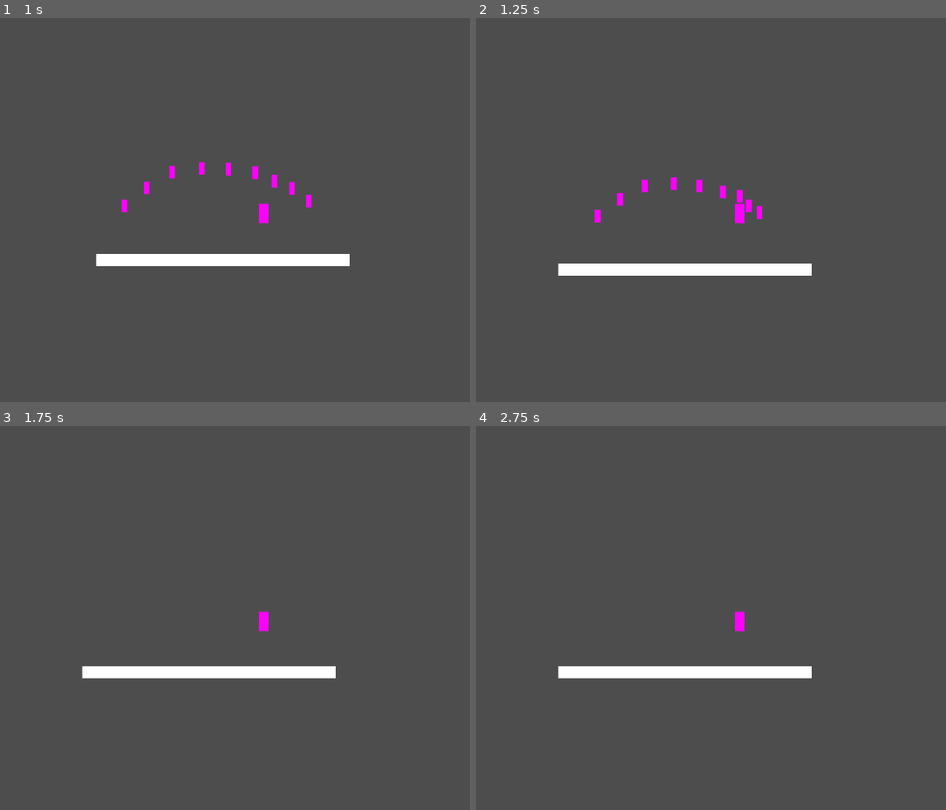
Above: before the commit, frames 1-4 (two rows, left to right).
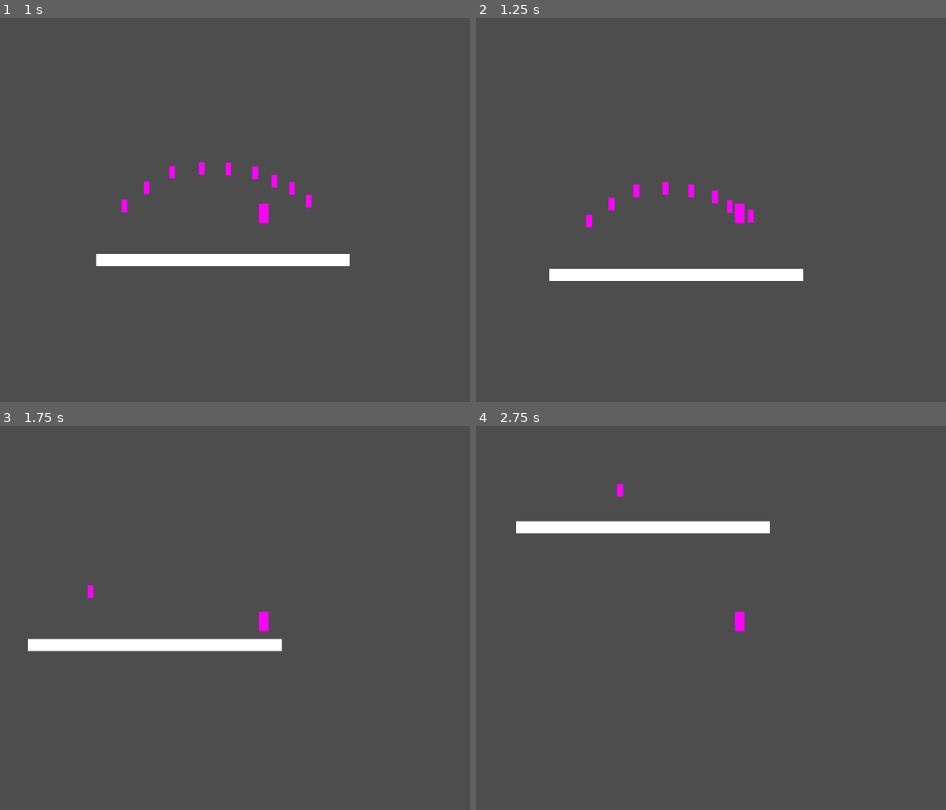
Above: after the commit, the same moments.

Repository: Christian-Lago/Transcendence-Skillbreaker
Game: Godot game, scene res://scenes/platform.tscn
Same seed, same stepped clock (60 frames per second), same inputs: the game is played once before the commit and once after it.
Inputs (mouse positions are in pixels of both pictures, inside the frame that each line leads up to):
- Up to frame 1 (1 s): move the mouse to (418, 194) at 0.52 s; hold D (Right) from 0.53 s (still down); click (418, 194) at 0.6 s; tap W (Up) at 0.77 s
- Up to frame 2 (1.25 s): keep holding D (Right)
- Up to frame 3 (1.75 s): keep holding D (Right); move the mouse to (122, 641) at 1.27 s; tap C (Ultimate) at 1.35 s; tap W (Up) at 1.52 s
- Up to frame 4 (2.75 s): move the mouse to (809, 537) at 2.02 s; release D (Right) at 2.03 s; hold A (Left) from 2.03 s (still down); click (809, 537) at 2.1 s

Frame 1 is identical in both runs. In frame 2, 2.4% of the frame differs, in the area x 15-72%, y 41-69%; in frame 3, 3.6%; in frame 4, 3.6%, in the area x 8-72%, y 14-66%.

Commit message:
feat: breakable floor, collision layers reorganized, universe_1 layout started

Diff:
--- /dev/null
+++ b/scenes/breakable_floor.tscn
@@ -0,0 +1,21 @@
+[gd_scene load_steps=3 format=3 uid="uid://bixm47jmfq88l"]
+
+[ext_resource type="Script" path="res://scripts/breakable_floor.gd" id="1_bnrbb"]
+
+[sub_resource type="RectangleShape2D" id="RectangleShape2D_gv078"]
+size = Vector2(414, 54)
+
+[node name="StaticBody2D" type="StaticBody2D" groups=["breakable"]]
+scale = Vector2(1.00372, 1.00617)
+collision_layer = 16
+script = ExtResource("1_bnrbb")
+
+[node name="CollisionShape2D" type="CollisionShape2D" parent="."]
+shape = SubResource("RectangleShape2D_gv078")
+
+[node name="ColorRect" type="ColorRect" parent="."]
+offset_left = -206.0
+offset_top = -27.0
+offset_right = 207.0
+offset_bottom = 27.0
+color = Color(1, 0.619608, 0.376471, 1)
--- a/scenes/enemy.tscn
+++ b/scenes/enemy.tscn
@@ -10,6 +10,7 @@
 
 [node name="Enemy" type="CharacterBody2D" groups=["enemy"]]
 collision_layer = 3
+collision_mask = 16
 script = ExtResource("1_dtlav")
 
 [node name="CollisionShape2D" type="CollisionShape2D" parent="."]
--- a/scenes/enemy_erratic.tscn
+++ b/scenes/enemy_erratic.tscn
@@ -9,6 +9,7 @@
 
 [node name="CharacterBody2D" type="CharacterBody2D" groups=["enemy"]]
 collision_layer = 2
+collision_mask = 16
 script = ExtResource("1_cach1")
 
 [node name="CollisionShape2D" type="CollisionShape2D" parent="."]
--- a/scenes/enemy_ranged.tscn
+++ b/scenes/enemy_ranged.tscn
@@ -10,6 +10,7 @@
 
 [node name="CharacterBody2D" type="CharacterBody2D" groups=["enemy"]]
 collision_layer = 2
+collision_mask = 16
 script = ExtResource("1_y2d7d")
 
 [node name="CollisionShape2D" type="CollisionShape2D" parent="."]
--- a/scenes/platform.tscn
+++ b/scenes/platform.tscn
@@ -11,6 +11,7 @@
 script = ExtResource("1_fe2i8")
 
 [node name="bloque" type="StaticBody2D" parent="."]
+collision_layer = 16
 
 [node name="CollisionShape2D" type="CollisionShape2D" parent="bloque"]
 shape = SubResource("RectangleShape2D_oak0k")
--- a/scenes/player.tscn
+++ b/scenes/player.tscn
@@ -10,6 +10,7 @@
 height = 62.0
 
 [node name="Player" type="CharacterBody2D" groups=["player"]]
+collision_mask = 16
 script = ExtResource("1_gl7dd")
 
 [node name="Sprite2D" type="Sprite2D" parent="."]
--- a/scenes/pressure_shot.tscn
+++ b/scenes/pressure_shot.tscn
@@ -8,7 +8,7 @@
 
 [node name="PressureShot" type="Area2D"]
 collision_layer = 4
-collision_mask = 2
+collision_mask = 18
 script = ExtResource("1_nfusn")
 
 [node name="CollisionShape2D" type="CollisionShape2D" parent="."]
--- a/scenes/universe_1.tscn
+++ b/scenes/universe_1.tscn
@@ -1,33 +1,108 @@
-[gd_scene load_steps=4 format=3 uid="uid://51r5m3q3e5gp"]
+[gd_scene load_steps=9 format=3 uid="uid://51r5m3q3e5gp"]
 
 [ext_resource type="PackedScene" uid="uid://driysp47g8eys" path="res://scenes/player.tscn" id="1_p61yh"]
+[ext_resource type="PackedScene" uid="uid://bixm47jmfq88l" path="res://scenes/breakable_floor.tscn" id="2_bqr8c"]
 
 [sub_resource type="RectangleShape2D" id="RectangleShape2D_12p4i"]
-size = Vector2(63, 21)
+size = Vector2(1477, 39)
+
+[sub_resource type="RectangleShape2D" id="RectangleShape2D_mw37m"]
+size = Vector2(10965, 39)
+
+[sub_resource type="RectangleShape2D" id="RectangleShape2D_cf610"]
+size = Vector2(22514, 1522)
 
 [sub_resource type="RectangleShape2D" id="RectangleShape2D_e7oti"]
 size = Vector2(40, 40)
 
+[sub_resource type="RectangleShape2D" id="RectangleShape2D_rmd2m"]
+size = Vector2(40, 519)
+
+[sub_resource type="RectangleShape2D" id="RectangleShape2D_x0eag"]
+size = Vector2(40, 1432)
+
 [node name="universe_1" type="Node2D"]
 
 [node name="Player" parent="." instance=ExtResource("1_p61yh")]
-position = Vector2(-4, -1315)
+position = Vector2(606, -143)
 
 [node name="StaticBody2D" type="StaticBody2D" parent="."]
+collision_layer = 16
 metadata/_edit_group_ = true
 
 [node name="CollisionShape2D" type="CollisionShape2D" parent="StaticBody2D"]
-position = Vector2(21.5, 0.5)
+position = Vector2(2.08165e-12, 2.08165e-12)
 shape = SubResource("RectangleShape2D_12p4i")
 
 [node name="ColorRect" type="ColorRect" parent="StaticBody2D"]
-offset_left = -20.0
+offset_left = -738.0
 offset_top = -20.0
-offset_right = 20.0
+offset_right = 738.0
+offset_bottom = 20.0
+
+[node name="StaticBody2D10" type="StaticBody2D" parent="."]
+position = Vector2(1934, 1419)
+collision_layer = 16
+metadata/_edit_group_ = true
+
+[node name="CollisionShape2D" type="CollisionShape2D" parent="StaticBody2D10"]
+position = Vector2(4746.5, 0.5)
+shape = SubResource("RectangleShape2D_mw37m")
+
+[node name="ColorRect" type="ColorRect" parent="StaticBody2D10"]
+offset_left = -738.0
+offset_top = -20.0
+offset_right = 10226.0
+offset_bottom = 20.0
+
+[node name="StaticBody2D12" type="StaticBody2D" parent="."]
+position = Vector2(-3112, 4715)
+collision_layer = 16
+metadata/_edit_group_ = true
+
+[node name="CollisionShape2D" type="CollisionShape2D" parent="StaticBody2D12"]
+position = Vector2(4088, 684)
+shape = SubResource("RectangleShape2D_cf610")
+
+[node name="ColorRect" type="ColorRect" parent="StaticBody2D12"]
+offset_left = -7178.0
+offset_top = -78.0
+offset_right = 15391.0
+offset_bottom = 1394.0
+
+[node name="StaticBody2D11" type="StaticBody2D" parent="."]
+position = Vector2(-9507, 1419)
+collision_layer = 16
+metadata/_edit_group_ = true
+
+[node name="CollisionShape2D" type="CollisionShape2D" parent="StaticBody2D11"]
+position = Vector2(4746.5, 0.5)
+shape = SubResource("RectangleShape2D_mw37m")
+
+[node name="ColorRect" type="ColorRect" parent="StaticBody2D11"]
+offset_left = -738.0
+offset_top = -20.0
+offset_right = 10226.0
+offset_bottom = 20.0
+
+[node name="StaticBody2D3" type="StaticBody2D" parent="."]
+position = Vector2(1895, -5)
+collision_layer = 16
+metadata/_edit_group_ = true
+
+[node name="CollisionShape2D" type="CollisionShape2D" parent="StaticBody2D3"]
+position = Vector2(2.08165e-12, 2.08165e-12)
+shape = SubResource("RectangleShape2D_12p4i")
+
+[node name="ColorRect" type="ColorRect" parent="StaticBody2D3"]
+offset_left = -738.0
+offset_top = -20.0
+offset_right = 738.0
 offset_bottom = 20.0
 
 [node name="StaticBody2D2" type="StaticBody2D" parent="."]
-position = Vector2(-312, -301)
+position = Vector2(-306, -296)
+collision_layer = 16
 metadata/_edit_group_ = true
 
 [node name="CollisionShape2D" type="CollisionShape2D" parent="StaticBody2D2"]
@@ -38,3 +113,66 @@
 offset_top = -20.0
 offset_right = 20.0
 offset_bottom = 20.0
+
+[node name="StaticBody2D4" type="StaticBody2D" parent="."]
+position = Vector2(-716, -59)
+collision_layer = 16
+metadata/_edit_group_ = true
+
+[node name="CollisionShape2D" type="CollisionShape2D" parent="StaticBody2D4"]
+position = Vector2(-2, -220.5)
+shape = SubResource("RectangleShape2D_rmd2m")
+
+[node name="ColorRect" type="ColorRect" parent="StaticBody2D4"]
+offset_left = -22.0
+offset_top = -481.0
+offset_right = 18.0
+offset_bottom = 39.0
+
+[node name="StaticBody2D6" type="StaticBody2D" parent="."]
+position = Vector2(2615, -64)
+collision_layer = 16
+metadata/_edit_group_ = true
+
+[node name="CollisionShape2D" type="CollisionShape2D" parent="StaticBody2D6"]
+position = Vector2(-2, -220.5)
+shape = SubResource("RectangleShape2D_rmd2m")
+
+[node name="ColorRect" type="ColorRect" parent="StaticBody2D6"]
+offset_left = -22.0
+offset_top = -481.0
+offset_right = 18.0
+offset_bottom = 39.0
+
+[node name="StaticBody2D8" type="StaticBody2D" parent="."]
+position = Vector2(1180, 494)
+collision_layer = 16
+metadata/_edit_group_ = true
+
+[node name="CollisionShape2D" type="CollisionShape2D" parent="StaticBody2D8"]
+position = Vector2(-2, 240)
+shape = SubResource("RectangleShape2D_x0eag")
+
+[node name="ColorRect" type="ColorRect" parent="StaticBody2D8"]
+offset_left = -22.0
+offset_top = -481.0
+offset_right = 18.0
+offset_bottom = 945.0
+
+[node name="StaticBody2D9" type="StaticBody2D" parent="."]
+position = Vector2(737, 494)
+collision_layer = 16
+metadata/_edit_group_ = true
+
+[node name="CollisionShape2D" type="CollisionShape2D" parent="StaticBody2D9"]
+position = Vector2(-2, 240)
+shape = SubResource("RectangleShape2D_x0eag")
+
+[node name="ColorRect" type="ColorRect" parent="StaticBody2D9"]
+offset_left = -22.0
+offset_top = -481.0
+offset_right = 18.0
+offset_bottom = 945.0
+
+[node name="StaticBody2D5" parent="." instance=ExtResource("2_bqr8c")]
+position = Vector2(948, -4)
--- /dev/null
+++ b/scripts/breakable_floor.gd
@@ -0,0 +1,29 @@
+extends StaticBody2D
+
+# Vida del suelo rompible
+# Breakable floor health
+@export var health: float = 100.0
+const HEALTH_MAX: float = 100.0
+
+# Temporizador de parpadeo al recibir daño
+# Blink timer on damage
+var blink_timer: float = 0.0
+
+func _physics_process(delta):
+	if blink_timer > 0:
+		blink_timer -= delta
+
+func take_damage(damage: float):
+	# Recibir daño del proyectil del jugador
+	# Receive damage from player projectile
+	health -= damage
+	blink_timer = 0.3
+	print("Suelo rompible vida / Breakable floor health: ", health)
+	if health <= 0:
+		_break()
+
+func _break():
+	# Romper el suelo y abrir el paso
+	# Break the floor and open the path
+	print("Suelo roto / Floor broken")
+	queue_free()
--- a/scripts/pressure_shot.gd
+++ b/scripts/pressure_shot.gd
@@ -104,18 +104,16 @@
 		queue_free()
 
 func _on_body_entered(body):
-	# Comprobar si el cuerpo es un enemigo
-	# Check if body is an enemy
+	# Comprobar si el cuerpo tiene take_damage
+	# Check if body has take_damage
 	if body.has_method("take_damage"):
 		var dist = global_position.distance_to(origin)
 		var damage = _calc_damage(dist)
 		body.take_damage(damage)
-
-		# Registrar kill si el enemigo muere
-		# Register kill if enemy dies
-		if body.health <= 0:
+		# Registrar kill solo si es enemigo
+		# Register kill only if enemy
+		if body.is_in_group("enemy") and body.health <= 0:
 			SkillManager.register_kill("pressure")
-
 		queue_free()
 
 func _calc_damage(dist: float) -> float:
